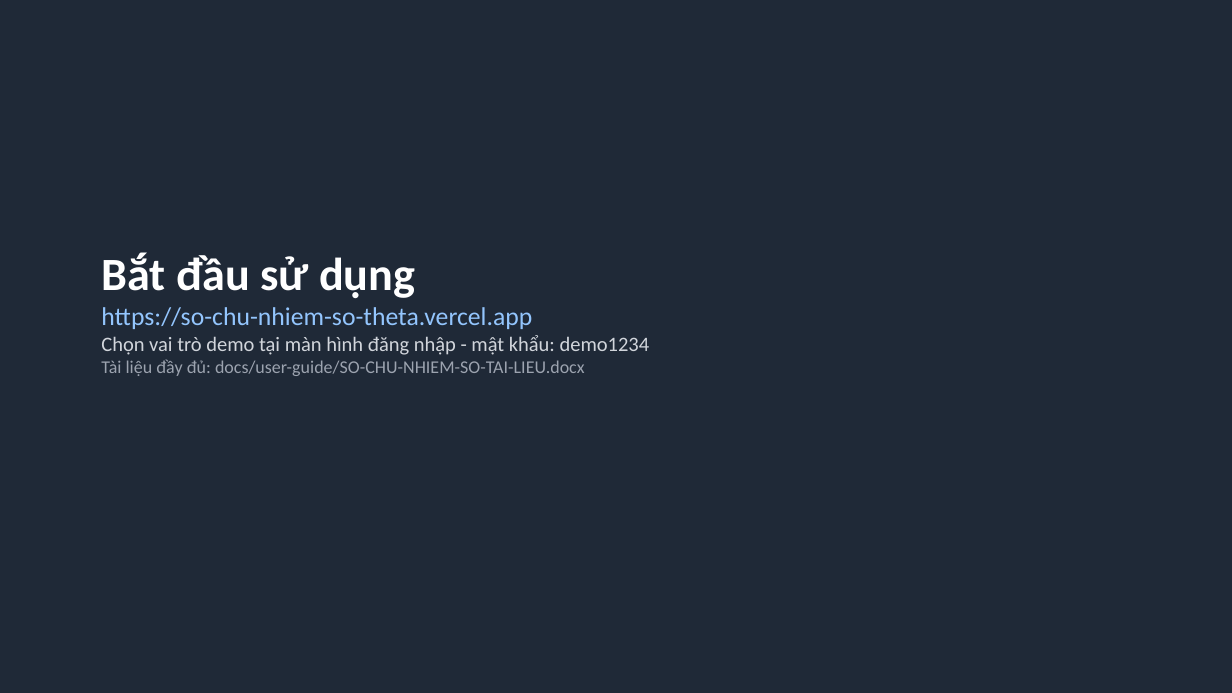
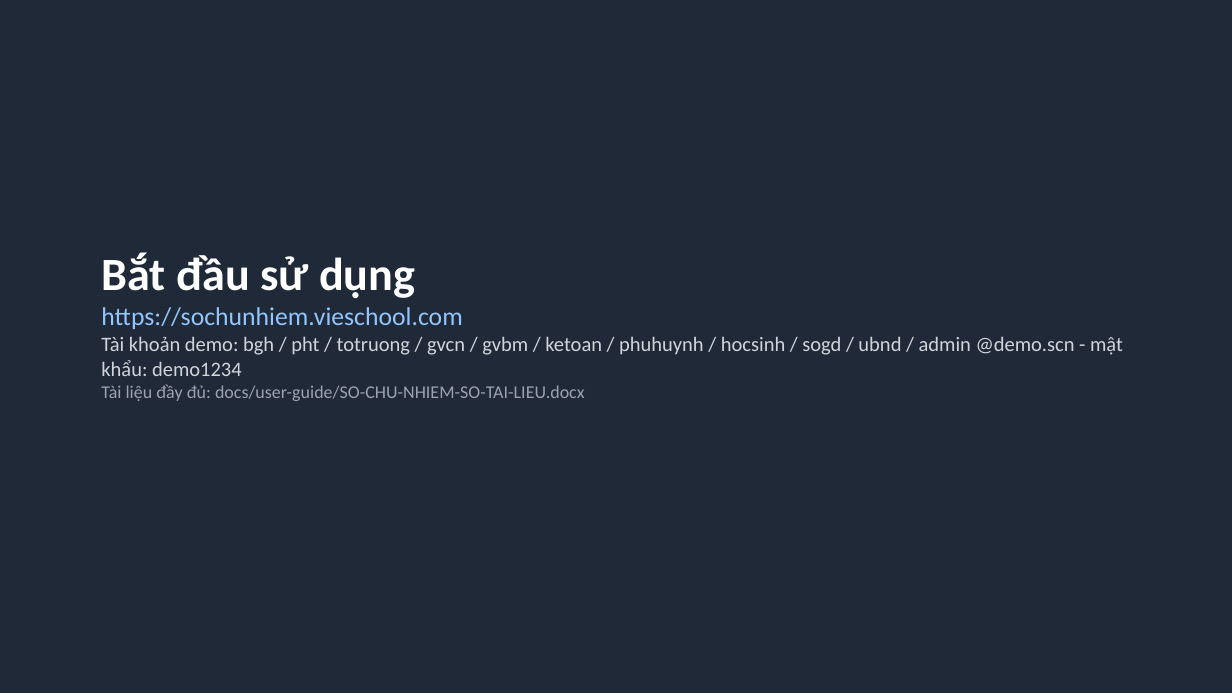
Before and after one commit to saintzzz/so-chu-nhiem-so, a slide deck: slide 15 of docs/user-guide/SO-CHU-NHIEM-SO-GIOI-THIEU.pptx (slide 13 before the commit). Drawn at 1232x693 pixels with LibreOffice and Linux fonts; fonts in the diff are those of the drawing. Boxes give left, top, right and bottom in pixels: in the first picture for what was removed or moved away, otherwise in the second. Text is boxed around its words. In the diff, an @@ line names an element or a change of style, - is before the commit and + after.

```diff
--- a/docs/user-guide/SO-CHU-NHIEM-SO-GIOI-THIEU.pptx
+++ b/docs/user-guide/SO-CHU-NHIEM-SO-GIOI-THIEU.pptx
@@ text at [101,307,1123,376]: text changed @@
-https://so-chu-nhiem-so-theta.vercel.app
-Chọn vai trò demo tại màn hình đăng nhập - mật khẩu: demo1234
+https://sochunhiem.vieschool.com
+Tài khoản demo: bgh / pht / totruong / gvcn / gvbm / ketoan / phuhuynh / hocsinh / sogd / ubnd / admin @demo.scn - mật khẩu: demo1234
```
Also in this commit, not shown: 3 other slides changed, 2 slides added, 4 other files.
